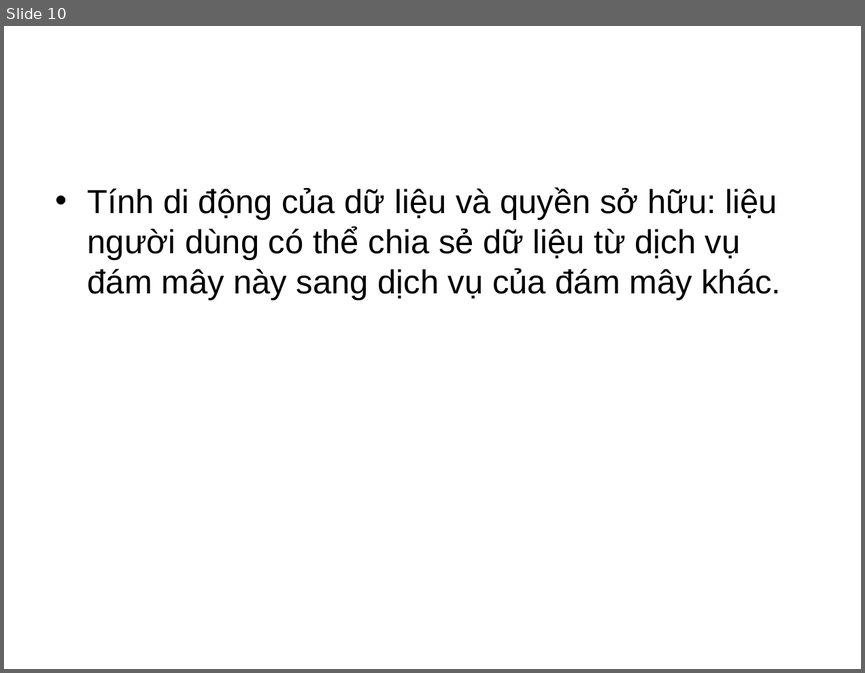
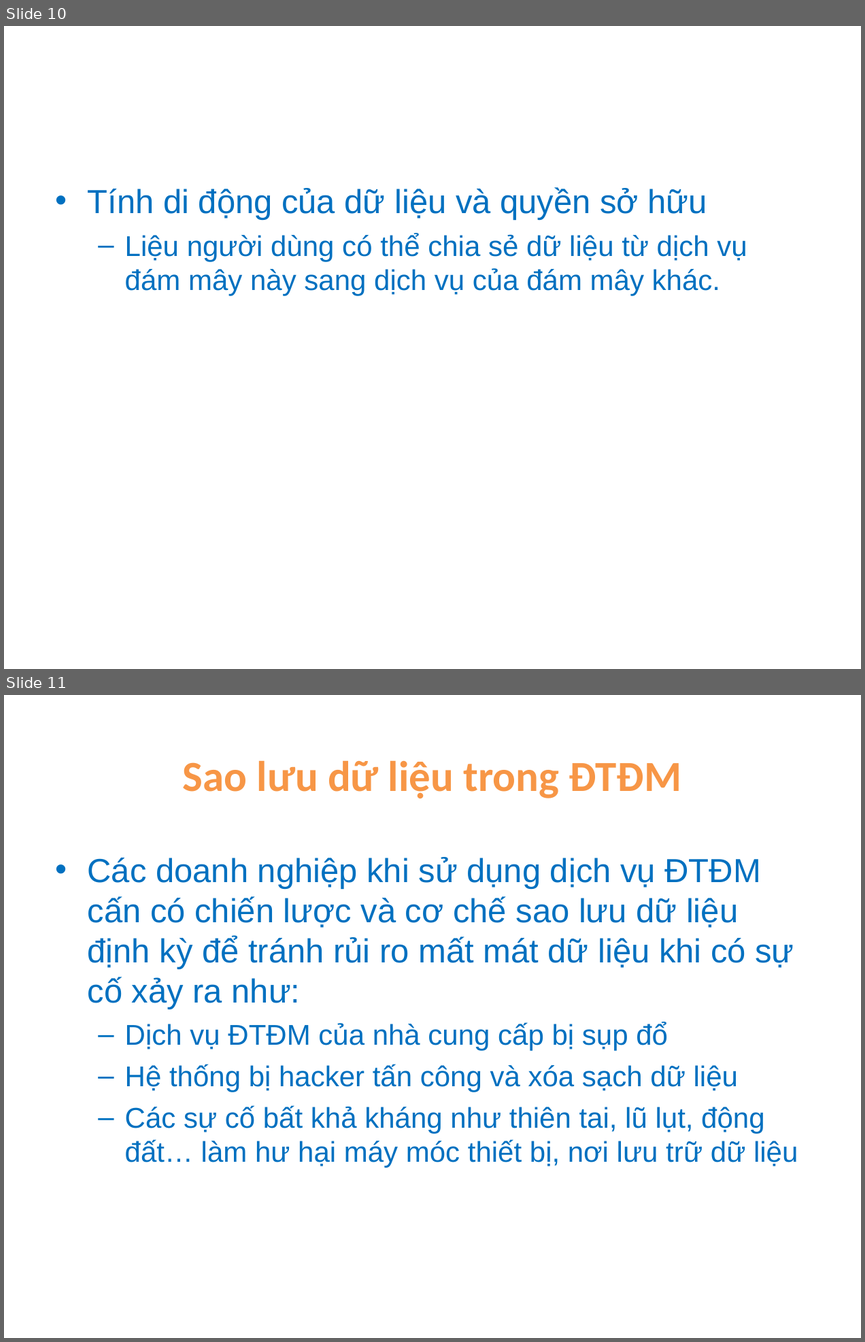
Before and after one commit to ndlongit/longnd-data, a slide deck: Temp/Bai tap ky nang - NDL.ppt. Shown one above the other, each under a label of ours: slide 10 before the commit, slides 10 and 11 after it. The pictures are 865x673 and 865x1342 pixels, drawn with LibreOffice and Linux fonts; fonts in the diff are those of the drawing. Boxes give left, top, right and bottom in pixels: in the first picture for what was removed or moved away, otherwise in the second. Text is boxed around its words. In the diff, an @@ line names an element or a change of style, - is before the commit and + after.

```diff
--- a/Temp/Bai tap ky nang - NDL.ppt
+++ b/Temp/Bai tap ky nang - NDL.ppt
@@ slide 11 added at box(4, 695, 861, 1338), background #FFFFFF @@
@@ title added at box(183, 761, 681, 798), 36 pt, text #F79646, bold @@
+Sao lưu dữ liệu trong ĐTĐM
@@ text added at box(88, 857, 798, 1168), 24 pt, text #0070C0 @@
+• Các doanh nghiệp khi sử dụng dịch vụ ĐTĐM cấn có chiến lược và cơ chế sao lưu dữ liệu định kỳ để tránh rủi ro mất mát dữ liệu khi có sự cố xảy ra như:
+  – Dịch vụ ĐTĐM của nhà cung cấp bị sụp đổ
+  – Hệ thống bị hacker tấn công và xóa sạch dữ liệu
+  – Các sự cố bất khả kháng như thiên tai, lũ lụt, động đất… làm hư hại máy móc thiết bị, nơi lưu trữ dữ liệu
@@ slide 10 changed as well @@
@@ text at box(88, 187, 747, 295): text changed; size 28 to 24 pt; text colour #000000 to #0070C0 @@
-• Tính di động của dữ liệu và quyền sở hữu: liệu người dùng có thể chia sẻ dữ liệu từ dịch vụ đám mây này sang dịch vụ của đám mây khác.
+• Tính di động của dữ liệu và quyền sở hữu
+  – Liệu người dùng có thể chia sẻ dữ liệu từ dịch vụ đám mây này sang dịch vụ của đám mây khác.
```
Also in this commit, not shown: 8 other slides changed, 5 other slides added, 1 slide removed.
